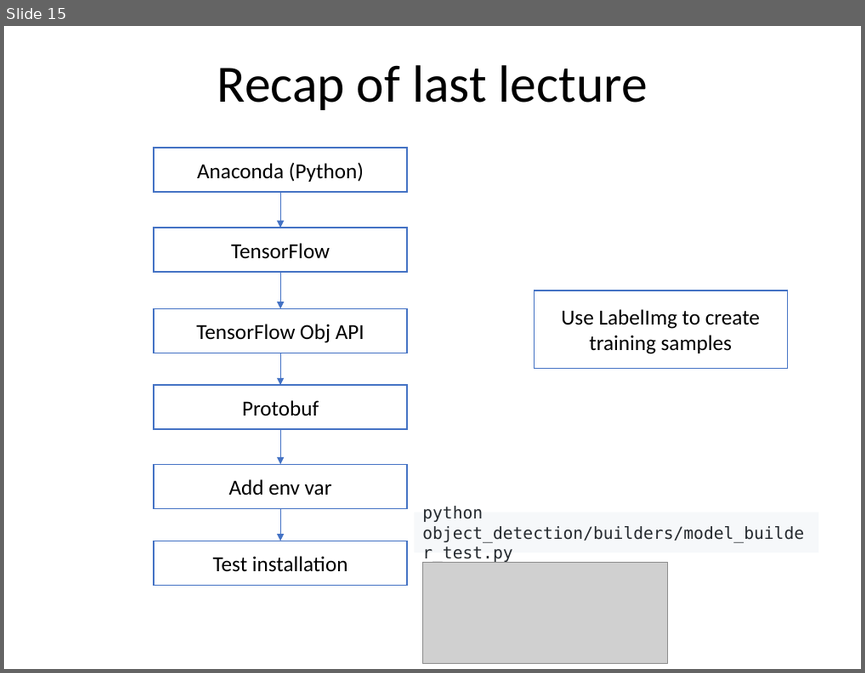
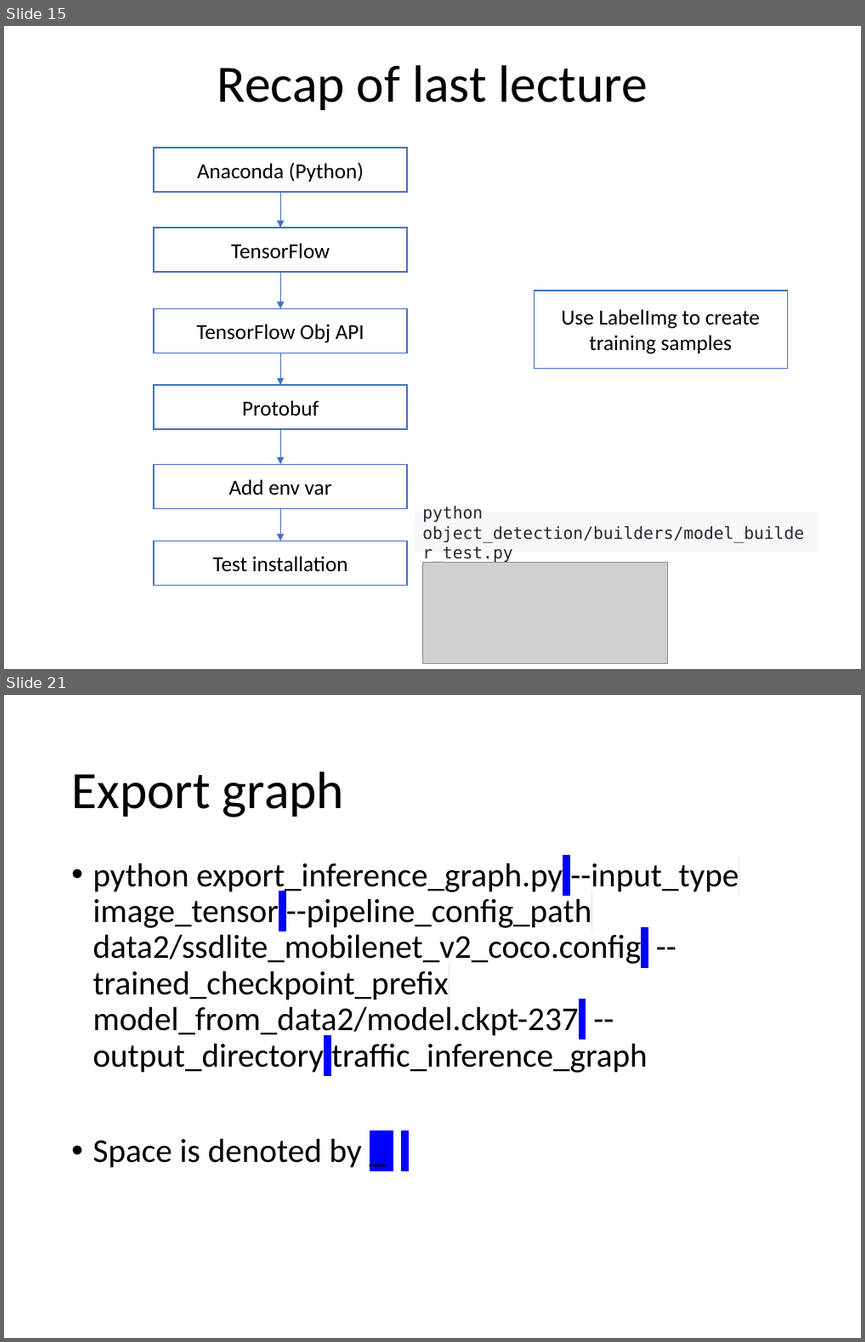
Before and after one commit to YichaoOU/self_driving_car, a slide deck: Tutorial/TensorFlow-Obj-API.pptx. Shown one above the other, each under a label of ours: slide 15 before the commit, slides 15 and 21 after it; the slides between them are not shown. The pictures are 865x673 and 865x1342 pixels, drawn with LibreOffice and Linux fonts; fonts in the diff are those of the drawing; grey boxes stand for pictures. Boxes give left, top, right and bottom in pixels: in the first picture for what was removed or moved away, otherwise in the second. Text is boxed around its words. In the diff, an @@ line names an element or a change of style, - is before the commit and + after.

```diff
--- a/Tutorial/TensorFlow-Obj-API.pptx
+++ b/Tutorial/TensorFlow-Obj-API.pptx
@@ slide 21 added at box(4, 695, 861, 1338), background #FFFFFF @@
@@ title added at box(71, 771, 344, 817), 44 pt, text #000000 @@
+Export graph
@@ text added at box(93, 862, 738, 1168), 28 pt, text #000000 @@
+• python export_inference_graph.py --input_type image_tensor --pipeline_config_path data2/ssdlite_mobilenet_v2_coco.config --trained_checkpoint_prefix model_from_data2/model.ckpt-237 --output_directory traffic_inference_graph
+• Space is denoted by _
```
Also in this commit, not shown: 4 slides changed, 3 other slides added, 1 slide removed, 5 other files.
